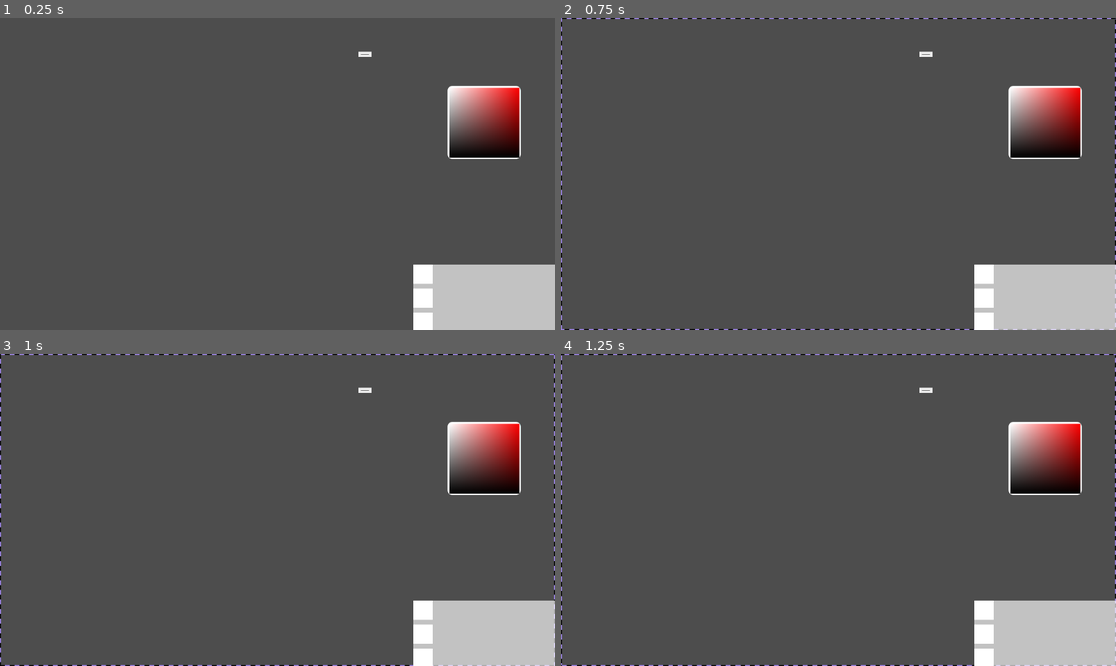
Above: before the commit, frames 1-4 (two rows, left to right).
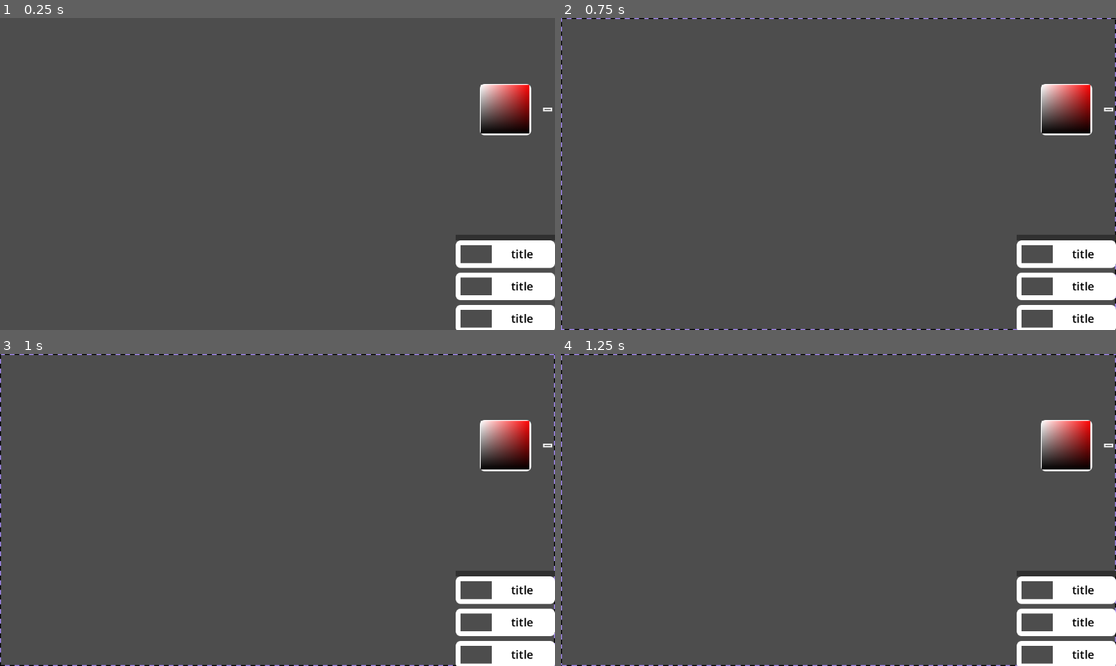
Above: after the commit, the same moments.

Repository: namooTH/nimp
Game: Godot game, scene res://components/general/selection/selectable_container/selectableContainer.tscn
Two runs of this game, one before a commit and one after it. Both use one fixed random seed, a clock stepped at 60 frames per second and the inputs below. This scene is started directly instead of the project's main scene.
Inputs (mouse positions are in pixels of both pictures, inside the frame that each line leads up to):
- Up to frame 1 (0.25 s): no input
- Up to frame 2 (0.75 s): tap Enter at 0.5 s; move the mouse to (960, 158) at 0.52 s; press the mouse at (960, 158) at 0.53 s; hold Right (right) from 0.53 s (still down)
- Up to frame 3 (1 s): keep holding Right (right)
- Up to frame 4 (1.25 s): keep holding Right (right)

The runs differ from the first frame. In frame 1, 10% of the frame differs, in the area x 64-100%, y 10-100%; in frame 2, 10%; in frame 3, 10%; in frame 4, 10%.

Commit message:
implement simple screen selector ui

Diff:
--- a/components/general/camera/camera.gd
+++ b/components/general/camera/camera.gd
@@ -21,5 +21,5 @@
 
 	lastMousePos = get_global_mouse_position()
 	var scroll := Input.get_axis("scroll_down", "scroll_up")
-	zoom_to = clamp(zoom_to + Vector2(scroll, scroll) * 0.05, Vector2(0.001, 0.001), Vector2(10,10))
-	#position += zoom_to
+	zoom_to = clamp(zoom_to + Vector2(scroll, scroll) * 0.05, Vector2(0.05, 0.05), Vector2(10,10))
+	if scroll: position += -sign(scroll) * ( ( (get_viewport_rect().size / 2.0) - get_viewport().get_mouse_position() ) * 0.05 ) / zoom
--- a/components/general/camera/camera.tscn
+++ b/components/general/camera/camera.tscn
@@ -4,4 +4,6 @@
 
 [node name="Camera" type="Camera2D"]
 zoom = Vector2(0.5, 0.5)
+position_smoothing_enabled = true
+position_smoothing_speed = 25.0
 script = ExtResource("1_fhuci")
--- a/components/general/colorWheel/color_picker.gd
+++ b/components/general/colorWheel/color_picker.gd
@@ -3,11 +3,4 @@
 @export var color: Color
 
 func _process(delta: float) -> void:
-	var sat = $ratio/hueCircle/inner/sat
-	var hue = $ratio/hueCircle.hue
-	$ratio/hueCircle/inner/sat.material.set_shader_parameter("hue", hue)
-	color = Color.from_hsv(hue, sat.satXYValue.x, 1.0 - sat.satXYValue.y, 1.0)
-
-
-func _on_scroller_mouse_entered() -> void:
-	pass # Replace with function body.
+	pass
--- a/components/general/colorWheel/hue_circle.gd
+++ b/components/general/colorWheel/hue_circle.gd
@@ -1,26 +1,27 @@
 extends ColorRect
-
-var hue: float = 0
 
 func _input(event: InputEvent) -> void:
 	if event.is_action_pressed("mbl") and isHovered:
 		var center = size / 2
 		var point = center.angle_to_point(get_local_mouse_position())
 		var pointDeg = rad_to_deg(point)
-		if pointDeg > 0: hue = pointDeg / 360.0
-		else: hue = 1.0 + pointDeg / 360.0
+		Global.currentColor.h = 1.0
+		if pointDeg > 0: Global.currentColor.h = pointDeg / 360.0
+		else: Global.currentColor.h = 1.0 + pointDeg / 360.0
 
-		# adjusing the pointer
-		var pointer = $pointer
-		var radius = size.y / 2.35
+func _process(delta: float) -> void:
+	# adjusing the pointer
+	var pointer = $pointer
+	var radius = size.y / 2.35
+	var point = deg_to_rad(360 * Global.currentColor.h)
 
-		# making sure that it isnt a blob on low resolution
-		pointer.material.set_shader_parameter("outline_width", 3.0 * (size.x / size.y))
+	# making sure that it isnt a blob on low resolution
+	pointer.material.set_shader_parameter("outline_width", 3.0 * (size.x / size.y))
 
-		pointer.pivot_offset = pointer.size / 2
-		pointer.position.x = (radius * cos(point)) + (size.x / 2) - (pointer.size.x / 2)
-		pointer.position.y = (radius * sin(point)) + (size.y / 2) - (pointer.size.y / 2)
-		pointer.rotation = point
+	pointer.pivot_offset = pointer.size / 2
+	pointer.position.x = (radius * cos(point)) + (size.x / 2) - (pointer.size.x / 2)
+	pointer.position.y = (radius * sin(point)) + (size.y / 2) - (pointer.size.y / 2)
+	pointer.rotation = point
 
 var isHovered = false
 func _on_mouse_entered() -> void:
--- a/components/general/colorWheel/sat.gd
+++ b/components/general/colorWheel/sat.gd
@@ -1,11 +1,13 @@
 extends ColorRect
 
-var satXYValue: Vector2 = Vector2.ZERO
 func _input(event: InputEvent) -> void:
 	if event.is_action_pressed("mbl") and isHovered:
-		satXYValue = get_local_mouse_position() / size
+		var satXYValue = get_local_mouse_position() / size
+		Global.currentColor.s = satXYValue.x
+		Global.currentColor.v = 1.0 - satXYValue.y
 func _process(delta: float) -> void:
-	$satpointer.position = satXYValue * size
+	material.set_shader_parameter("hue", Global.currentColor.h)
+	$satpointer.position = Vector2(Global.currentColor.s, 1.0 - Global.currentColor.v) * size
 
 var isHovered = false
 func _on_mouse_entered() -> void:
--- /dev/null
+++ b/components/general/screenSelector/screenSelector.tscn
@@ -0,0 +1,105 @@
+[gd_scene load_steps=3 format=3 uid="uid://0icrxox7ll0t"]
+
+[ext_resource type="PackedScene" uid="uid://wj4b1fhrjt8m" path="res://components/ui/scroller/scroller.tscn" id="1_5tsog"]
+[ext_resource type="PackedScene" uid="uid://5w3hmvu6b3nn" path="res://components/ui/thumbnail_box/thumbnail_box.tscn" id="2_lepmi"]
+
+[node name="ScreenSelector" type="Control"]
+layout_mode = 3
+anchor_top = 0.432
+anchor_right = 0.321
+anchor_bottom = 1.0
+offset_top = 0.0639954
+offset_right = 0.207977
+grow_horizontal = 2
+grow_vertical = 2
+
+[node name="Scroller" parent="." instance=ExtResource("1_5tsog")]
+layout_mode = 1
+
+[node name="ThumbnailBox" parent="Scroller" instance=ExtResource("2_lepmi")]
+layout_mode = 1
+anchor_right = 1.0
+offset_right = 0.0
+offset_bottom = 57.0
+grow_horizontal = 1
+grow_vertical = 1
+
+[node name="ThumbnailBox2" parent="Scroller" instance=ExtResource("2_lepmi")]
+layout_mode = 1
+anchor_right = 1.0
+offset_right = 0.0
+offset_bottom = 57.0
+grow_horizontal = 1
+grow_vertical = 1
+
+[node name="ThumbnailBox3" parent="Scroller" instance=ExtResource("2_lepmi")]
+layout_mode = 1
+anchor_right = 1.0
+offset_right = 0.0
+offset_bottom = 57.0
+grow_horizontal = 1
+grow_vertical = 1
+
+[node name="ThumbnailBox4" parent="Scroller" instance=ExtResource("2_lepmi")]
+layout_mode = 1
+anchor_right = 1.0
+offset_right = 0.0
+offset_bottom = 57.0
+grow_horizontal = 1
+grow_vertical = 1
+
+[node name="ThumbnailBox5" parent="Scroller" instance=ExtResource("2_lepmi")]
+layout_mode = 1
+anchor_right = 1.0
+offset_right = 0.0
+offset_bottom = 57.0
+grow_horizontal = 1
+grow_vertical = 1
+
+[node name="ThumbnailBox6" parent="Scroller" instance=ExtResource("2_lepmi")]
+layout_mode = 1
+anchor_right = 1.0
+offset_right = 0.0
+offset_bottom = 57.0
+grow_horizontal = 1
+grow_vertical = 1
+
+[node name="ThumbnailBox7" parent="Scroller" instance=ExtResource("2_lepmi")]
+layout_mode = 1
+anchor_right = 1.0
+offset_right = 0.0
+offset_bottom = 57.0
+grow_horizontal = 1
+grow_vertical = 1
+
+[node name="ThumbnailBox8" parent="Scroller" instance=ExtResource("2_lepmi")]
+layout_mode = 1
+anchor_right = 1.0
+offset_right = 0.0
+offset_bottom = 57.0
+grow_horizontal = 1
+grow_vertical = 1
+
+[node name="ThumbnailBox9" parent="Scroller" instance=ExtResource("2_lepmi")]
+layout_mode = 1
+anchor_right = 1.0
+offset_right = 0.0
+offset_bottom = 57.0
+grow_horizontal = 1
+grow_vertical = 1
+
+[node name="ThumbnailBox10" parent="Scroller" instance=ExtResource("2_lepmi")]
+layout_mode = 1
+anchor_right = 1.0
+offset_right = 0.0
+offset_bottom = 57.0
+grow_horizontal = 1
+grow_vertical = 1
+
+[node name="ThumbnailBox11" parent="Scroller" instance=ExtResource("2_lepmi")]
+layout_mode = 1
+anchor_right = 1.0
+offset_right = 0.0
+offset_bottom = 57.0
+grow_horizontal = 1
+grow_vertical = 1
--- a/components/general/selection/selectable_container/selectable_container.gd
+++ b/components/general/selection/selectable_container/selectable_container.gd
@@ -5,6 +5,7 @@
 		if event.is_action_pressed("move-index-down"): get_parent().move_child(self, get_index() - 1)
 		if event.is_action_pressed("move-index-up"): get_parent().move_child(self, get_index() + 1)
 		if event.is_action_pressed("delete"): SelectionManager.queueFreeCurrentSelection()
+		if event.is_action_pressed("tint"): get_child(0).modulate = Global.currentColor
 	if event.is_action_pressed("mbl") and isMouseHovered: SelectionManager.requiresSelection(self)
 var isMouseHovered = false
 func _on_mouse_entered() -> void: isMouseHovered = true
--- a/components/general/selection/selection.gd
+++ b/components/general/selection/selection.gd
@@ -13,7 +13,7 @@
 		position = selected.get_global_transform_with_canvas().get_origin()
 	else: hide()
 
-func _unhandled_input(event: InputEvent) -> void:
+func _input(event: InputEvent) -> void:
 	if event.is_action_pressed("mbl"):
 		if visible and not isHovered and not is_instance_valid(FocusManager.getFocusNode()): SelectionManager.deselectCurrentSelection()
 		isClicked = true
--- a/components/top_level/topLevel.tscn
+++ b/components/top_level/topLevel.tscn
@@ -1,7 +1,11 @@
-[gd_scene load_steps=3 format=3 uid="uid://bldss5ay3pffu"]
+[gd_scene load_steps=5 format=3 uid="uid://bldss5ay3pffu"]
 
 [ext_resource type="PackedScene" uid="uid://cnethd7kt4l5q" path="res://components/general/colorPicker/colorPicker.tscn" id="1_u4aen"]
 [ext_resource type="PackedScene" uid="uid://5jl5h4do11it" path="res://components/general/selection/selection.tscn" id="1_x8c8y"]
+[ext_resource type="PackedScene" uid="uid://0icrxox7ll0t" path="res://components/general/screenSelector/screenSelector.tscn" id="3_2yc3n"]
+
+[sub_resource type="StyleBoxFlat" id="StyleBoxFlat_2yc3n"]
+bg_color = Color(0.187176, 0.187176, 0.187176, 1)
 
 [node name="TopLevel" type="CanvasLayer"]
 
@@ -17,6 +21,21 @@
 grow_vertical = 2
 mouse_filter = 2
 
-[node name="ColorPicker" parent="editor" instance=ExtResource("1_u4aen")]
+[node name="VSplitContainer" type="VSplitContainer" parent="editor"]
 layout_mode = 1
+anchors_preset = -1
+anchor_left = 0.821
+anchor_right = 1.0
+anchor_bottom = 1.0
+offset_left = 0.207947
+grow_horizontal = 2
+grow_vertical = 2
+theme_override_styles/split_bar_background = SubResource("StyleBoxFlat_2yc3n")
+split_offset = 450
+
+[node name="ColorPicker" parent="editor/VSplitContainer" instance=ExtResource("1_u4aen")]
+layout_mode = 2
 mouse_filter = 0
+
+[node name="ScreenSelector" parent="editor/VSplitContainer" instance=ExtResource("3_2yc3n")]
+layout_mode = 2
--- /dev/null
+++ b/components/ui/AutoSizeLabel/AutoSizeLabel.tscn
@@ -0,0 +1,6 @@
+[gd_scene load_steps=2 format=3 uid="uid://w2vq1ipnu4tu"]
+
+[ext_resource type="Script" path="res://components/ui/AutoSizeLabel/auto_size_label.gd" id="1_7k3o5"]
+
+[node name="AutoSizeLabel" type="Label"]
+script = ExtResource("1_7k3o5")
--- /dev/null
+++ b/components/ui/AutoSizeLabel/auto_size_label.gd
@@ -0,0 +1,56 @@
+@tool
+class_name AutoSizeLabel extends Label
+
+@export var max_font_size = 56
+
+
+func _ready() -> void:
+	clip_text = true
+	item_rect_changed.connect(_on_item_rect_changed)
+
+
+func _set(property: StringName, value: Variant) -> bool:
+	match property:
+		"text":
+			if value != text:
+				update_font_size(value)
+	return false
+
+
+func update_font_size(new_text: String) -> void:
+	var font := get_theme_font("font")
+	var font_size := get_theme_font_size("font_size")
+	var suitable_font_size: int = -1
+
+	var line := TextLine.new()
+	line.direction = text_direction as TextServer.Direction
+	line.flags = justification_flags
+	line.alignment = horizontal_alignment
+
+	for i in max_font_size:
+		line.clear()
+		var created := line.add_string(new_text, font, font_size)
+		if created:
+			var text_size := line.get_line_width()
+
+			if text_size > floor(size.x):
+				if suitable_font_size > 0:
+					font_size = suitable_font_size
+					break
+				if font_size == 1:
+					break
+				font_size -= 1
+			elif font_size < max_font_size:
+				suitable_font_size = font_size
+				font_size += 1
+			else:
+				break
+		else:
+			push_warning("Could not create a string")
+			break
+
+	add_theme_font_size_override("font_size", font_size)
+
+
+func _on_item_rect_changed() -> void:
+	update_font_size(text)
--- /dev/null
+++ b/components/ui/thumbnail_box/thumbnail_box.tscn
@@ -0,0 +1,67 @@
+[gd_scene load_steps=3 format=3 uid="uid://5w3hmvu6b3nn"]
+
+[ext_resource type="PackedScene" uid="uid://w2vq1ipnu4tu" path="res://components/ui/AutoSizeLabel/AutoSizeLabel.tscn" id="1_0ntjr"]
+
+[sub_resource type="StyleBoxFlat" id="StyleBoxFlat_tu3uv"]
+bg_color = Color(1, 1, 1, 1)
+corner_radius_top_left = 10
+corner_radius_top_right = 10
+corner_radius_bottom_right = 10
+corner_radius_bottom_left = 10
+
+[node name="ThumbnailBox" type="Panel"]
+anchors_preset = -1
+offset_right = 358.0
+offset_bottom = 200.0
+grow_horizontal = 2
+grow_vertical = 2
+mouse_filter = 1
+theme_override_styles/panel = SubResource("StyleBoxFlat_tu3uv")
+
+[node name="margin" type="MarginContainer" parent="."]
+layout_mode = 1
+anchors_preset = 15
+anchor_right = 1.0
+anchor_bottom = 1.0
+grow_horizontal = 2
+grow_vertical = 2
+theme_override_constants/margin_left = 10
+theme_override_constants/margin_top = 10
+theme_override_constants/margin_right = 10
+theme_override_constants/margin_bottom = 10
+
+[node name="content" type="Control" parent="margin"]
+layout_mode = 2
+mouse_filter = 1
+
+[node name="SubViewportContainer" type="SubViewportContainer" parent="margin/content"]
+layout_mode = 1
+anchors_preset = -1
+anchor_right = 0.348
+anchor_bottom = 1.0
+offset_right = -0.136017
+grow_vertical = 2
+stretch = true
+
+[node name="SubViewport" type="SubViewport" parent="margin/content/SubViewportContainer"]
+handle_input_locally = false
+size = Vector2i(117, 180)
+render_target_update_mode = 4
+
+[node name="title" parent="margin/content" instance=ExtResource("1_0ntjr")]
+layout_mode = 1
+anchors_preset = -1
+anchor_left = 0.376
+anchor_right = 1.0
+anchor_bottom = 1.0
+offset_left = -0.0880051
+grow_horizontal = 0
+grow_vertical = 2
+mouse_filter = 1
+theme_override_colors/font_color = Color(0, 0, 0, 1)
+theme_override_font_sizes/font_size = 48
+text = "title"
+horizontal_alignment = 1
+vertical_alignment = 1
+clip_text = true
+max_font_size = 24
--- a/project.godot
+++ b/project.godot
@@ -89,3 +89,8 @@
 "events": [Object(InputEventKey,"resource_local_to_scene":false,"resource_name":"","device":0,"window_id":0,"alt_presse …(194 unchanged characters)…
 ]
 }
+tint={
+"deadzone": 0.2,
+"events": [Object(InputEventKey,"resource_local_to_scene":false,"resource_name":"","device":-1,"window_id":0,"alt_pressed":false,"shift_pressed":false,"ctrl_pressed":true,"meta_pressed":false,"pressed":false,"keycode":0,"physical_keycode":84,"key_label":0,"unicode":0,"location":0,"echo":false,"script":null)
+]
+}
--- a/screens/editor/editor.gd
+++ b/screens/editor/editor.gd
@@ -22,6 +22,7 @@
 	$"placeholder-msg".show()
 
 	render.size = canvas.size
+	camera.position = Vector2.ZERO
 
 	if is_instance_valid(SelectionManager.getSelectedNode()):
 		var selectedEntireSize = SelectionManager.getSelectedNode().position + SelectionManager.getSelectedNode().size
--- a/system/Global/global.gd
+++ b/system/Global/global.gd
@@ -3,4 +3,5 @@
 var currentZoomLevel = Vector2.ONE
 var cameraPosition: Vector2 = Vector2.ZERO
 var currentSpace: Node2D = null
+var currentColor: Color = Color.from_hsv(0.1, 0.0, 0.0, 1.0)
 signal cameraMoved
Not shown, added: components/ui/AutoSizeLabel/auto_size_label.gd.uid
Not shown, added: components/ui/scroller/scroller.gd.uid
Not shown: 1 places in components/ui/scroller/scroller.tscn that only renumber resources
